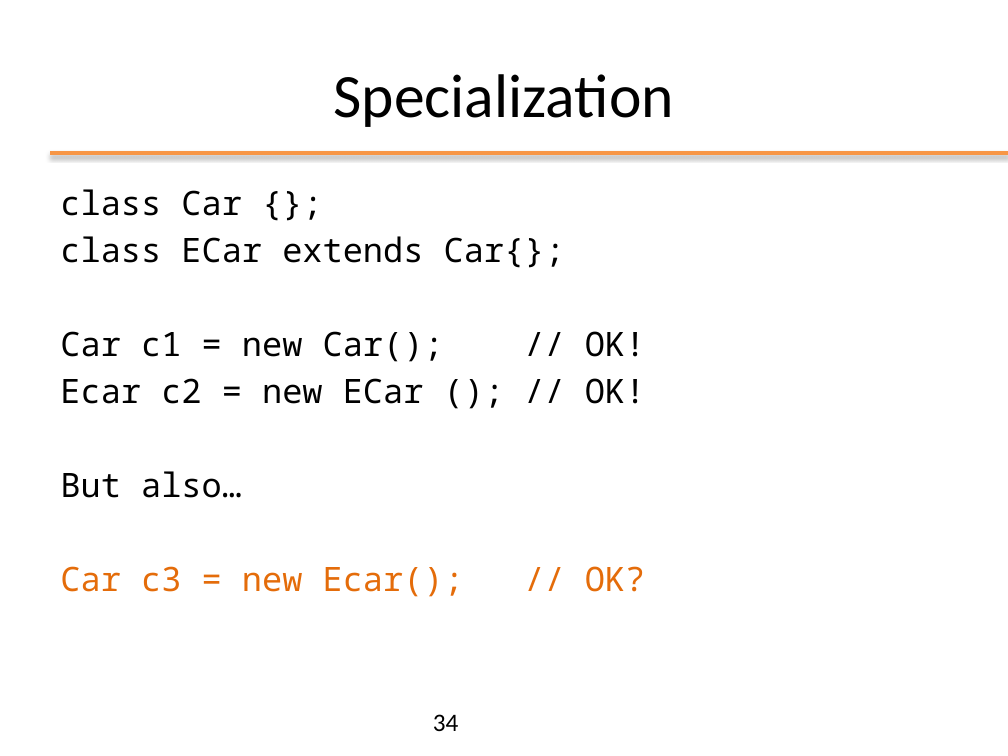
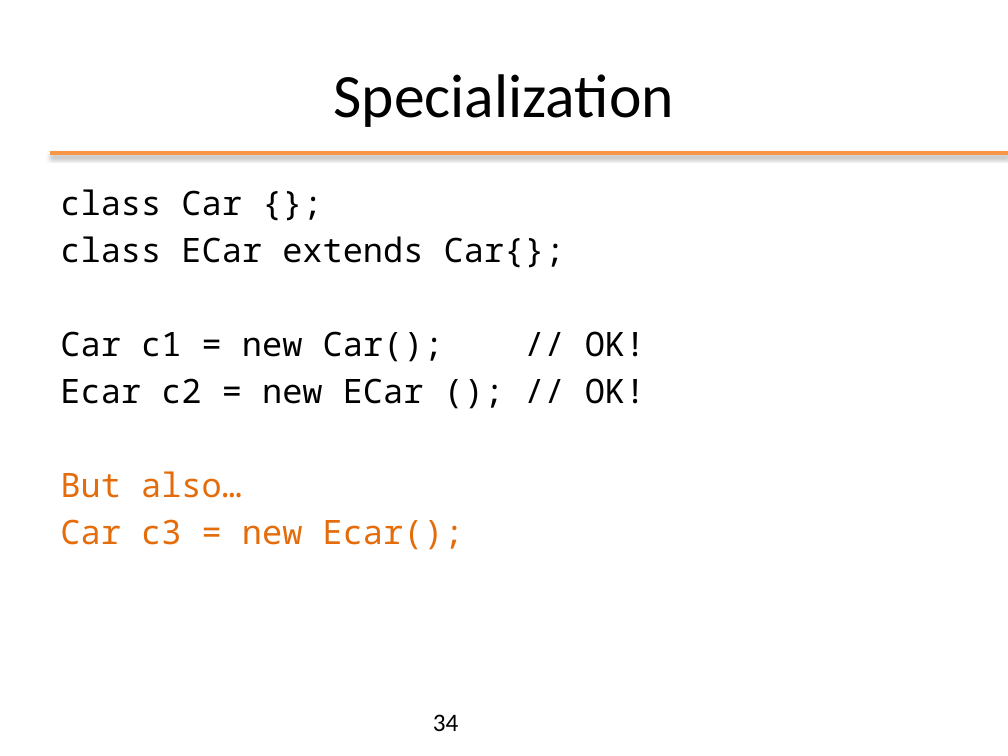
Before and after one commit to matt498/ooprogramming, a slide deck: slide 34 of slides/ppt/03_OOP_Inheritance.pptx. Drawn at 1008x756 pixels with LibreOffice and Linux fonts; fonts in the diff are those of the drawing; background and template pictures are left out. Boxes give left, top, right and bottom in pixels: in the first picture for what was removed or moved away, otherwise in the second. Text is boxed around its words. In the diff, an @@ line names an element or a change of style, - is before the commit and + after.

```diff
--- a/slides/ppt/03_OOP_Inheritance.pptx
+++ b/slides/ppt/03_OOP_Inheritance.pptx
@@ text at (60,471,242,498): text colour #000000 to #E46C0A in "But also…" @@
@@ text at (60,519,464,550): text changed @@
-Car c3 = new Ecar(); // OK?
+Car c3 = new Ecar();
```
Also in this commit, not shown: 8 other slides changed, 2 slides added, 1 slide removed, 4 other files.
